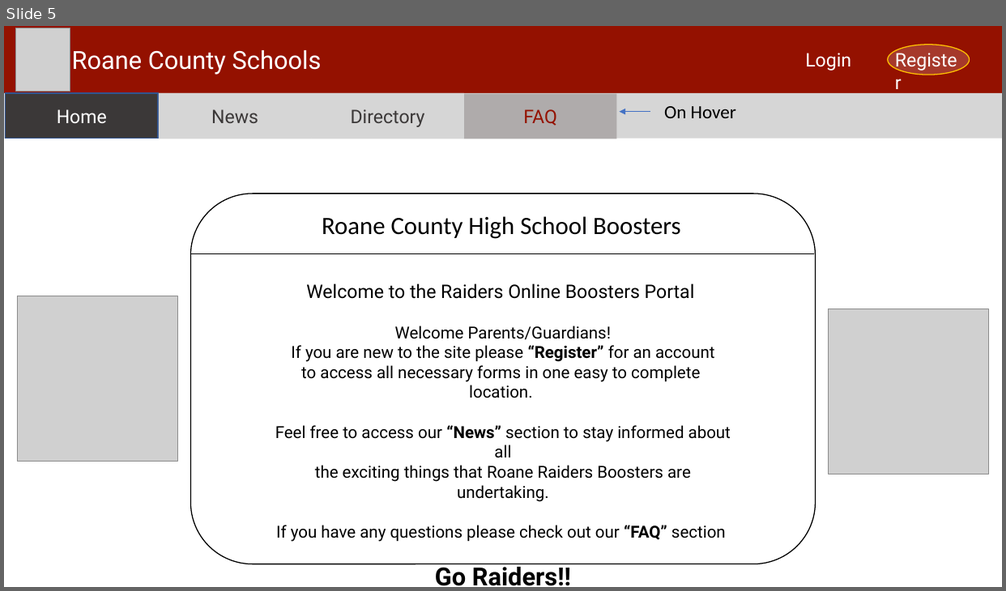
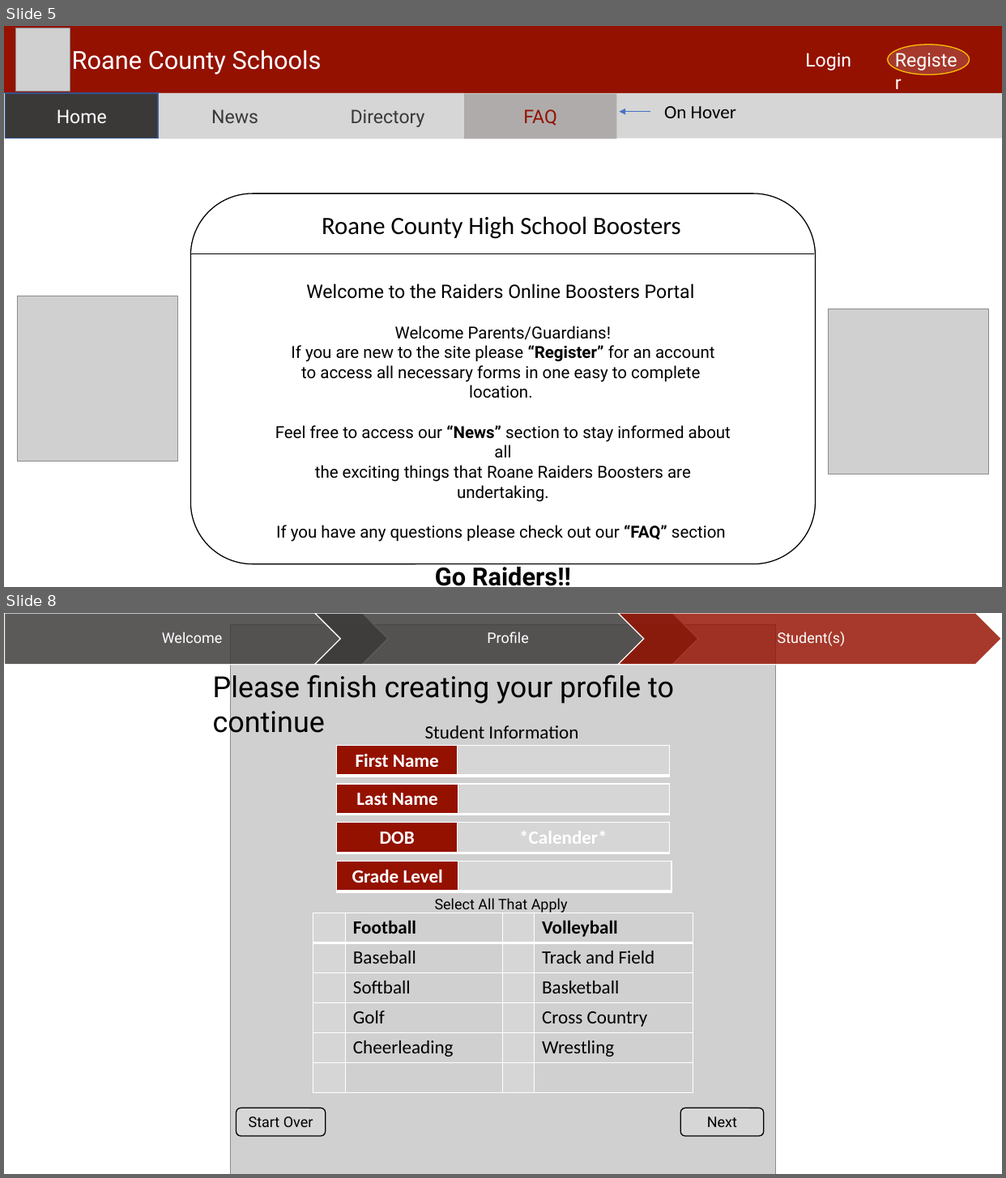
Before and after one commit to WVUP/2018_Fall, a slide deck: final/storyboard/dorr1/RoaneBooster.pptx. Shown one above the other, each under a label of ours: slide 5 before the commit, slides 5 and 8 after it; the slides between them are not shown. The pictures are 1006x591 and 1006x1178 pixels, drawn with LibreOffice and Linux fonts; fonts in the diff are those of the drawing; grey boxes stand for pictures; background and template pictures are left out. Boxes give left, top, right and bottom in pixels: in the first picture for what was removed or moved away, otherwise in the second. Text is boxed around its words. In the diff, an @@ line names an element or a change of style, - is before the commit and + after.

```diff
--- a/final/storyboard/dorr1/RoaneBooster.pptx
+++ b/final/storyboard/dorr1/RoaneBooster.pptx
@@ slide 8 added at bbox=[4, 613, 1002, 1174], background #FFFFFF @@
@@ picture added at bbox=[230, 625, 776, 1174] @@
@@ group added at bbox=[5, 613, 1001, 665]: 3 texts, 2 chevrons, 1 pentagon arrow @@
+Welcome
+Profile
+Student(s)
@@ text added at bbox=[213, 671, 674, 739], 28 pt, text #000000 @@
+Please finish creating your profile to continue
@@ text added at bbox=[425, 726, 578, 739], 18 pt, text #000000 @@
+Student Information
@@ table added at bbox=[336, 746, 669, 776], 1 rows, 2 columns @@
+First Name | 
@@ table added at bbox=[336, 784, 669, 815], 1 rows, 2 columns @@
+Last Name | 
@@ table added at bbox=[336, 823, 669, 854], 1 rows, 2 columns @@
+DOB | *Calender*
@@ table added at bbox=[336, 862, 671, 892], 1 rows, 2 columns @@
+Grade Level | 
@@ text added at bbox=[435, 898, 568, 914], 14 pt, text #000000 @@
+Select All That Apply
@@ table added at bbox=[313, 914, 693, 1093], 6 rows, 4 columns @@
+ | Football |  | Volleyball
+ | Baseball |  | Track and Field
+ | Softball |  | Basketball
+ | Golf |  | Cross Country
+ | Cheerleading |  | Wrestling
+ |  |  | 
@@ rounded rectangle added at bbox=[236, 1109, 325, 1137], fill #D6D6D6, outline #000000 1 pt, 14 pt, text #000000 @@
+Start Over
@@ rounded rectangle added at bbox=[681, 1109, 764, 1137], fill #D6D6D6, outline #000000 1 pt, 14 pt, text #000000 @@
+Next
```
Also in this commit, not shown: 2 slides changed.
